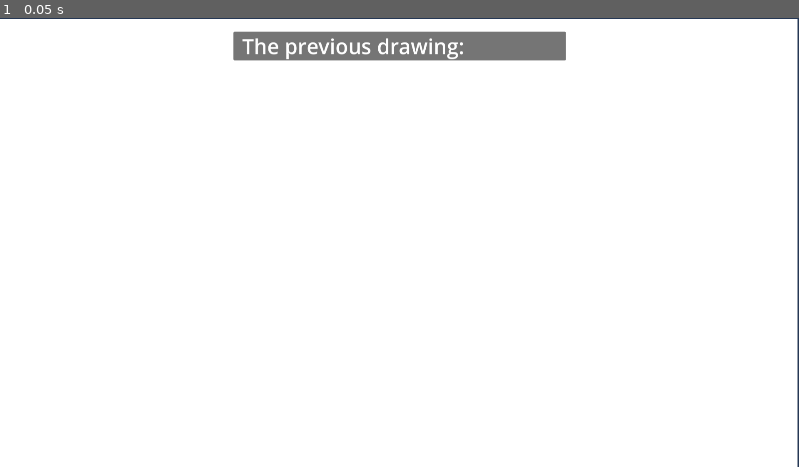
Above: before the commit, frame 1.
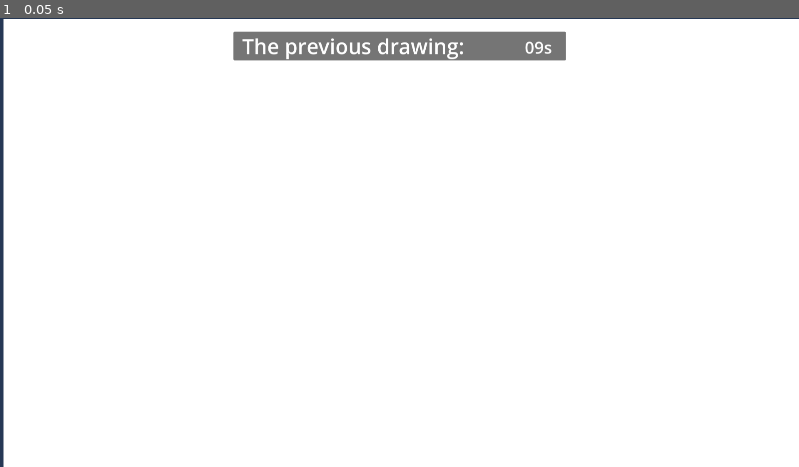
Above: after the commit, the same moment.

Repository: pvmathew/denliner
Game: Godot game, scene res://Scenes/Drawing/next_drawing.tscn
The game is run twice, just before and just after one commit, with the same random seed, the same clock (stepped at 60 frames per second) and the same inputs. This scene is started directly instead of the project's main scene.
Inputs:
- Up to frame 1 (0.05 s): no input

The runs differ from the first frame. In frame 1, 0.8% of the frame differs, in the area x 0-100%, y 0-100%.

Commit message:
After 10s, hide peek drawing and display enabled drawing canvas

Diff:
--- a/Global/game_data.gd
+++ b/Global/game_data.gd
@@ -1,6 +1,7 @@
 extends Node
 
 signal drawing_timer_ended
+signal peek_timer_ended
 signal player_status_update
 
 var topic = ""
@@ -39,6 +40,10 @@
 	var next_in_line = peer_ids.pick_random()
 	pass_along_drawing.rpc_id(next_in_line, drawing)
 
+func end_peeking():
+	drawing = []
+	peek_timer_ended.emit()
+
 @rpc("any_peer", "call_local")
 func save_drawing_rpc(drawing):
 	var sender_id = multiplayer.get_remote_sender_id()
--- a/Scenes/Drawing/next_drawing.gd
+++ b/Scenes/Drawing/next_drawing.gd
@@ -4,6 +4,9 @@
 func _ready():
 	GameData.drawing = GameData.peek_drawing
 
+func _process(delta):
+	var time_left = $Timer.time_left
+	$Panel/TimeLeft.text = "%02ds" % time_left
 
 func _on_timer_timeout():
-	GameData.drawing = []
+	GameData.end_peeking()
--- a/Scenes/Drawing/next_drawing.tscn
+++ b/Scenes/Drawing/next_drawing.tscn
@@ -1,7 +1,11 @@
-[gd_scene load_steps=4 format=3 uid="uid://bdtmnxf6x7xlv"]
+[gd_scene load_steps=6 format=3 uid="uid://bdtmnxf6x7xlv"]
 
 [ext_resource type="Script" path="res://Scenes/Drawing/next_drawing.gd" id="1_3g8a7"]
+[ext_resource type="PackedScene" uid="uid://ctd8k6cgrbqce" path="res://UI/peek_canvas.tscn" id="2_ultp7"]
 [ext_resource type="PackedScene" uid="uid://6ncj3v47j56d" path="res://UI/drawing_canvas.tscn" id="2_xa7pt"]
+
+[sub_resource type="Theme" id="Theme_g2viw"]
+default_font_size = 40
 
 [sub_resource type="Theme" id="Theme_qjigd"]
 default_font_size = 50
@@ -15,13 +19,6 @@
 grow_vertical = 2
 script = ExtResource("1_3g8a7")
 
-[node name="DrawingCanvas" parent="." instance=ExtResource("2_xa7pt")]
-layout_mode = 1
-offset_left = -3.0
-offset_top = 3.0
-offset_right = -3.0
-offset_bottom = 3.0
-
 [node name="Panel" type="Panel" parent="."]
 layout_mode = 0
 offset_left = 561.0
@@ -29,16 +26,41 @@
 offset_right = 1360.0
 offset_bottom = 102.0
 
-[node name="Label" type="Label" parent="."]
+[node name="TimeLeft" type="Label" parent="Panel"]
 layout_mode = 0
-offset_left = 582.0
-offset_top = 33.0
-offset_right = 1369.0
-offset_bottom = 102.0
+offset_left = 700.0
+offset_top = 10.0
+offset_right = 786.0
+offset_bottom = 67.0
+theme = SubResource("Theme_g2viw")
+text = "00s"
+
+[node name="Label" type="Label" parent="Panel"]
+layout_mode = 0
+offset_left = 21.0
+offset_right = 808.0
+offset_bottom = 69.0
 theme = SubResource("Theme_qjigd")
 text = "The previous drawing:"
 
 [node name="Timer" type="Timer" parent="."]
 wait_time = 10.0
+one_shot = true
+autostart = true
+
+[node name="DrawingCanvas" parent="." instance=ExtResource("2_xa7pt")]
+visible = false
+layout_mode = 1
+offset_left = 8.0
+offset_top = 2.0
+offset_right = 8.0
+offset_bottom = 2.0
+
+[node name="PeekCanvas" parent="." instance=ExtResource("2_ultp7")]
+layout_mode = 1
+offset_left = 8.0
+offset_top = 2.0
+offset_right = 8.0
+offset_bottom = 2.0
 
 [connection signal="timeout" from="Timer" to="." method="_on_timer_timeout"]
--- a/UI/drawing_canvas.gd
+++ b/UI/drawing_canvas.gd
@@ -12,20 +12,22 @@
 
 func _ready():
 	GameData.drawing_timer_ended.connect(_on_drawing_timer_ended)
+	GameData.peek_timer_ended.connect(_on_peek_timer_ended)
 
 func _process(_delta):
-	var mouse_position = get_viewport().get_mouse_position()
-	if Input.is_mouse_button_pressed( 1 ) and !timer_ended:
-		if current_line.is_empty():
-			current_line.push_back(mouse_position)
+	if self.visible:
+		var mouse_position = get_viewport().get_mouse_position()
+		if Input.is_mouse_button_pressed( 1 ) and !timer_ended:
+			if current_line.is_empty():
+				current_line.push_back(mouse_position)
+			else:
+				if mouse_position != current_line.back():
+					current_line.push_back(mouse_position)
 		else:
-			if mouse_position != current_line.back():
-				current_line.push_back(mouse_position)
-	else:
-		if not current_line.is_empty():
-			GameData.drawing.push_back(current_line)
-			current_line = []
-	queue_redraw()
+			if not current_line.is_empty():
+				GameData.drawing.push_back(current_line)
+				current_line = []
+		queue_redraw()
 
 func my_draw_polyline(line: Array):
 	if line.is_empty():
@@ -43,3 +45,6 @@
 
 func _on_drawing_timer_ended():
 	timer_ended = true
+
+func _on_peek_timer_ended():
+	self.visible = true
--- /dev/null
+++ b/UI/peek_canvas.gd
@@ -0,0 +1,25 @@
+extends Control
+
+var width : int = 10
+var color : Color = Color.GREEN
+
+func _ready():
+	GameData.peek_timer_ended.connect(_on_peek_timer_ended)
+
+func _process(_delta):
+	queue_redraw()
+
+func my_draw_polyline(line: Array):
+	if line.is_empty():
+		pass
+	if len(line) > 1:
+		draw_polyline(line, color, width)
+	else:
+		draw_circle(line.back(), width, color)
+
+func _draw():
+	for line in GameData.drawing:
+		my_draw_polyline(line)
+
+func _on_peek_timer_ended():
+	self.visible = false
--- /dev/null
+++ b/UI/peek_canvas.gd.tscn
@@ -0,0 +1,9 @@
+[gd_scene format=3 uid="uid://dpos2sr7kffnc"]
+
+[node name="PeekCanvas" type="Control"]
+layout_mode = 3
+anchors_preset = 15
+anchor_right = 1.0
+anchor_bottom = 1.0
+grow_horizontal = 2
+grow_vertical = 2
--- /dev/null
+++ b/UI/peek_canvas.tscn
@@ -0,0 +1,21 @@
+[gd_scene load_steps=2 format=3 uid="uid://ctd8k6cgrbqce"]
+
+[ext_resource type="Script" path="res://UI/peek_canvas.gd" id="1_rij8e"]
+
+[node name="PeekCanvas" type="Control"]
+layout_mode = 3
+anchors_preset = 15
+anchor_right = 1.0
+anchor_bottom = 1.0
+grow_horizontal = 2
+grow_vertical = 2
+script = ExtResource("1_rij8e")
+
+[node name="ColorRect" type="ColorRect" parent="."]
+z_index = -100
+layout_mode = 1
+anchors_preset = 15
+anchor_right = 1.0
+anchor_bottom = 1.0
+grow_horizontal = 2
+grow_vertical = 2
